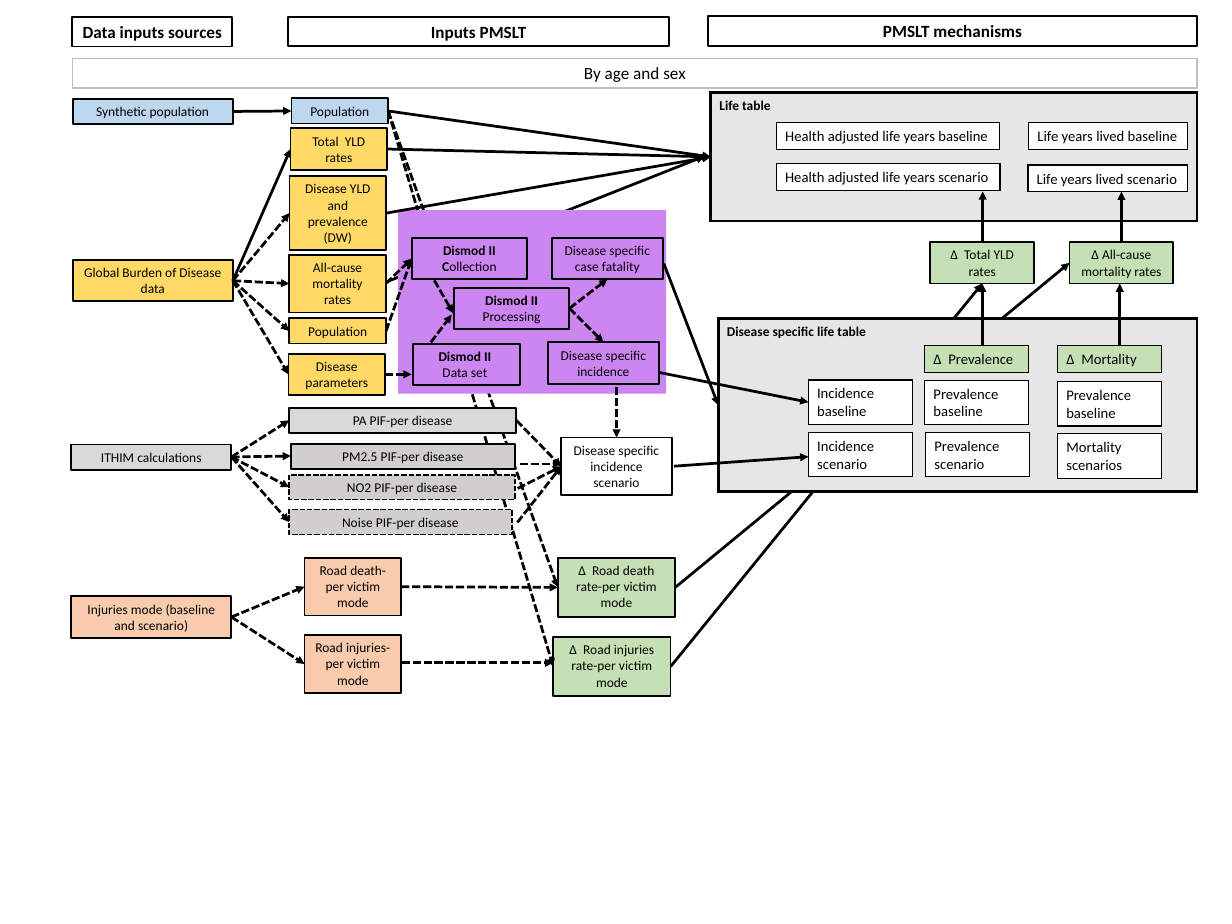
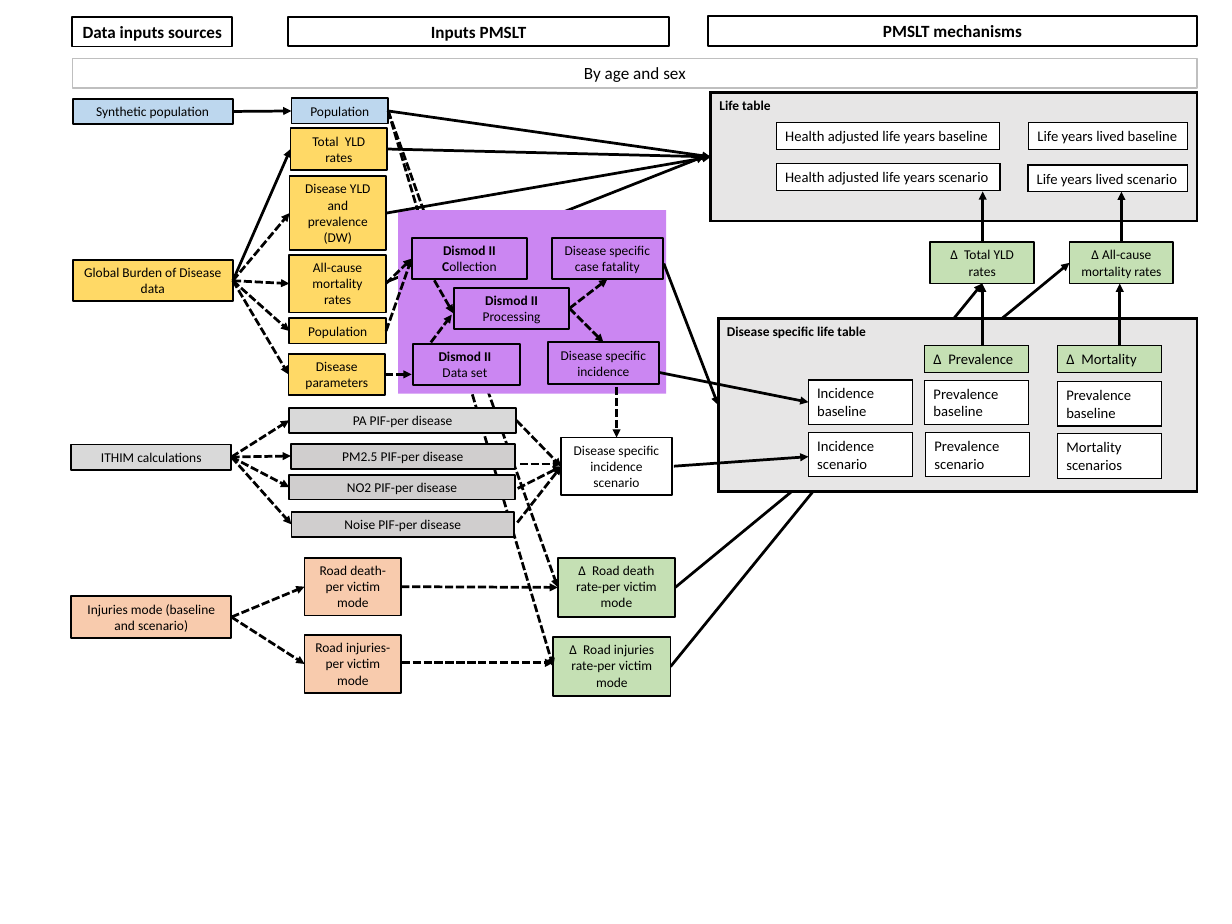
Before and after one commit to ITHIM/ITHIM-R, a slide deck: slide 1 of MSLT/structure/Figure 3.pptx. Drawn at 1232x924 pixels with LibreOffice and Linux fonts; fonts in the diff are those of the drawing. Boxes give left, top, right and bottom in pixels: in the first picture for what was removed or moved away, otherwise in the second. Text is boxed around its words. In the diff, an @@ line names an element or a change of style, - is before the commit and + after.

```diff
--- a/MSLT/structure/Figure 3.pptx
+++ b/MSLT/structure/Figure 3.pptx
@@ rectangle "NO2 PIF-per disease" at (290, 474, 515, 499): outline #000000 1.5 pt dashed to #000000 1.5 pt @@
@@ rectangle "Noise PIF-per disease" at (291, 512, 514, 538): outline #000000 1.5 pt dashed to #000000 1.5 pt @@
```
Also in this commit, not shown: 4 other files.
